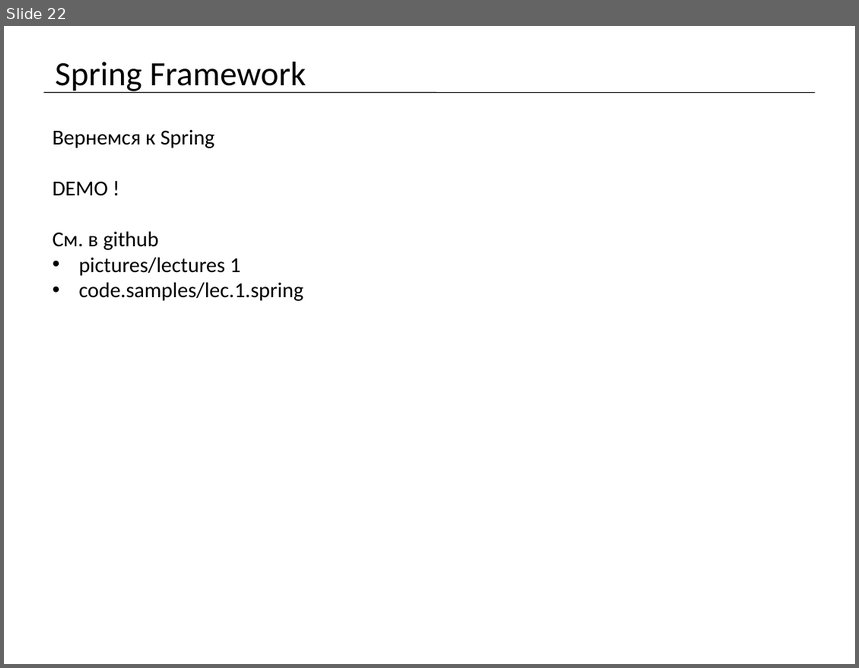
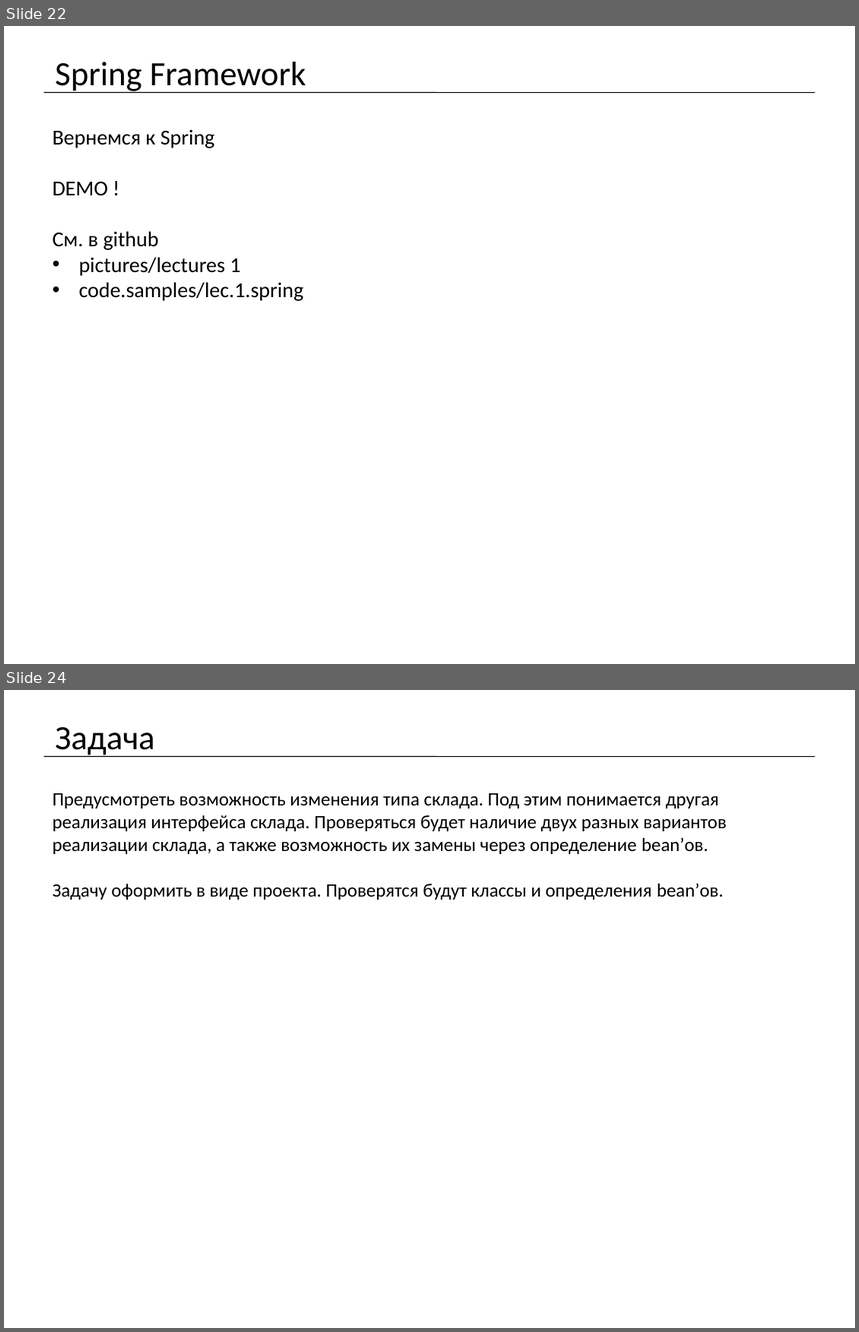
Before and after one commit to mrdekk/j2ee_course, a slide deck: lectures/j2ee. Lecture 1.pptx. Shown one above the other, each under a label of ours: slide 22 before the commit, slides 22 and 24 after it; the slides between them are not shown. The pictures are 859x668 and 859x1332 pixels, drawn with LibreOffice and Linux fonts; fonts in the diff are those of the drawing. Boxes give left, top, right and bottom in pixels: in the first picture for what was removed or moved away, otherwise in the second. Text is boxed around its words. In the diff, an @@ line names an element or a change of style, - is before the commit and + after.

Commit message:
change: Обновлена лекция 1 (презентация) change: Изменен пример выполненного задания для лекции 1 в соответствии с измененным заданием в презентации

```diff
--- a/lectures/j2ee. Lecture 1.pptx
+++ b/lectures/j2ee. Lecture 1.pptx
@@ slide 24 added at (4,690,855,1328), background #FFFFFF @@
@@ title added at (55,727,154,757), 28.8 pt, text #000000 @@
+Задача
@@ line added from (44, 756) to (815, 756), #000000 0.75 pt @@
@@ text added at (53,793,727,900), 16 pt, text #000000 @@
+Предусмотреть возможность изменения типа склада. Под этим понимается другая реализация интерфейса склада. Проверяться будет наличие двух разных вариантов реализации склада, а также возможность их замены через определение bean’ов.
+Задачу оформить в виде проекта. Проверятся будут классы и определения bean’ов.
```
Also in this commit, not shown: 8 slides changed, 1 other slide added, 16 other files.
